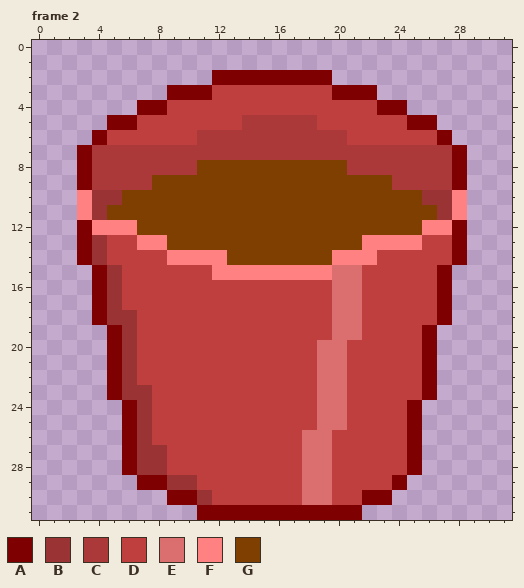
One commit to this pixel-art file: img/flowerpot1.ase. The picture above is the old version.
32x32 pixels, 2 frames. Shown: frame 2. The commit also changed other frames, which this record leaves out.
Visible layers, top first: "Layer 9", "Layer 8", "Layer 7", "Layer 5", "Layer 6", "Layer 4", "pot", "Layer 3", "Layer 2".
Palette (. is transparent): A #7f0000  B #9a3333  C #ac3939  D #bf3f3f  E #db6f6f  F #ff8181  G #7f3f00
Pixels before, frame 2, first column x 3:
 2 .........AAAAAAAA.........
 3 ......AAADDDDDDDDAAA......
 4 ....AADDDDDDDDDDDDDDAA....
 5 ..AADDDDDDDCCCCCDDDDDDAA..
 6 .ADDDDDDCCCCCCCCCCDDDDDDA.
 7 ACCCCCCCCCCCCCCCCCCCCCCCCA
 8 ACCCCCCCGGGGGGGGGGCCCCCCCA
 9 ACCCCGGGGGGGGGGGGGGGGCCCCA
10 FBBGGGGGGGGGGGGGGGGGGGGBBF
11 FBGGGGGGGGGGGGGGGGGGGGGGBF
12 AFFFGGGGGGGGGGGGGGGGGGGFFA
13 ABDDFFGGGGGGGGGGGGGFFFFDDA
14 ABDDDDFFFFGGGGGGGFFFDDDDDA
15 .ABDDDDDDFFFFFFFFEEDDDDDA.
16 .ABDDDDDDDDDDDDDDEEDDDDDA.
17 .ABDDDDDDDDDDDDDDEEDDDDDA.
18 .ABBDDDDDDDDDDDDDEEDDDDDA.
19 ..ABDDDDDDDDDDDDDEEDDDDA..
20 ..ABDDDDDDDDDDDDEEDDDDDA..
21 ..ABDDDDDDDDDDDDEEDDDDDA..
22 ..ABDDDDDDDDDDDDEEDDDDDA..
23 ..ABBDDDDDDDDDDDEEDDDDDA..
24 ...ABDDDDDDDDDDDEEDDDDA...
25 ...ABDDDDDDDDDDDEEDDDDA...
26 ...ABDDDDDDDDDDEEDDDDDA...
27 ...ABBDDDDDDDDDEEDDDDDA...
28 ...ABBDDDDDDDDDEEDDDDDA...
29 ....AABBDDDDDDDEEDDDDA....
30 ......AABDDDDDDEEDDAA.....
31 ........AAAAAAAAAAA.......
Once edited:
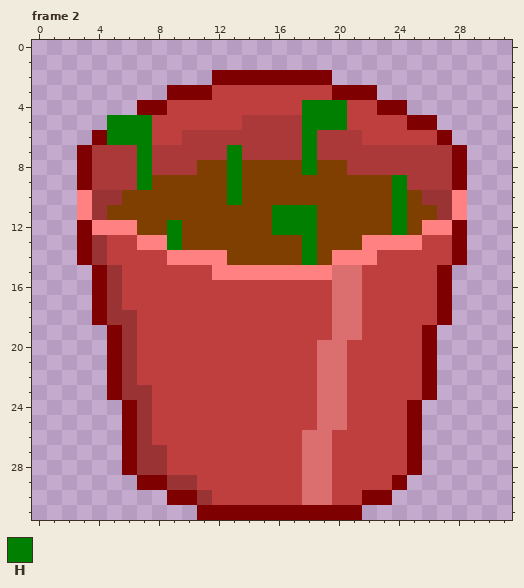
Colours new in this view: H #007f00
From the commit log: 8-frame animated sprite, flowering from pot, not yet integrated
Changes in this commit:
layer "interior" added
layer "Layer 2" removed
Frame 2, layers "flowerbud", "stems", "highlight_side":
The edit turns colour D into colour C in row 6 at x 10 and 21.
The edit turns colour A into colour H in row 5 at x 5 to 6.
The edit turns colour C into colour H in rows 5 to 6 at x 18; in row 7 at x 7, 13 and 18; in row 8 at x 7; in row 9 at x 7 and 24.
The edit turns colour D into colour H in row 4 at x 18 to 20; in row 5 at x 7 and 19 to 20; in row 6 at x 5 to 7.
The edit turns colour G into colour H in row 8 at x 13 and 18; in row 9 at x 13; in row 10 at x 13 and 24; in row 11 at x 16 to 18 and 24; in row 12 at x 9, 16 to 18 and 24; in row 13 at x 9 and 18.
The edit turns colour G into colour H in row 14 at x 18.
